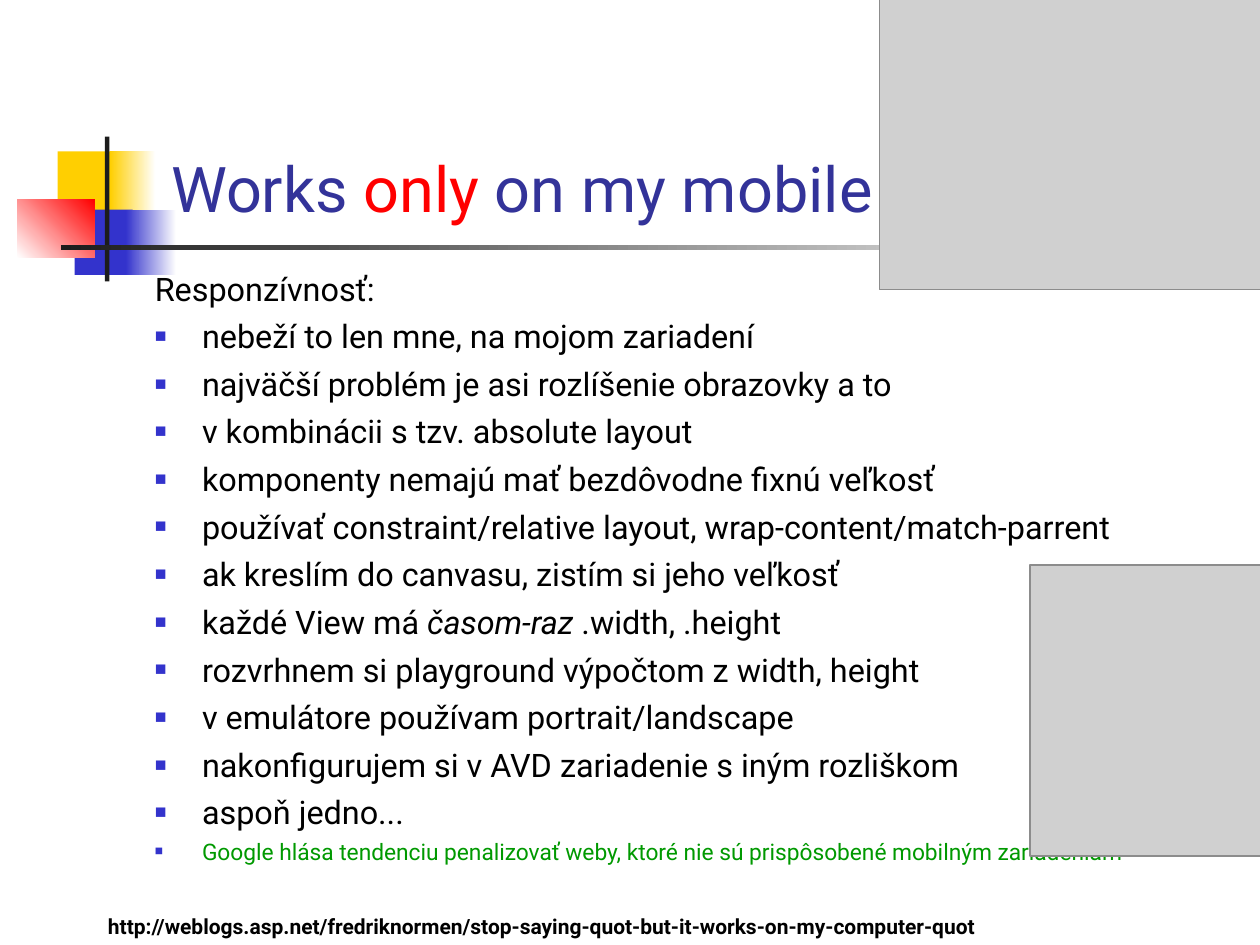
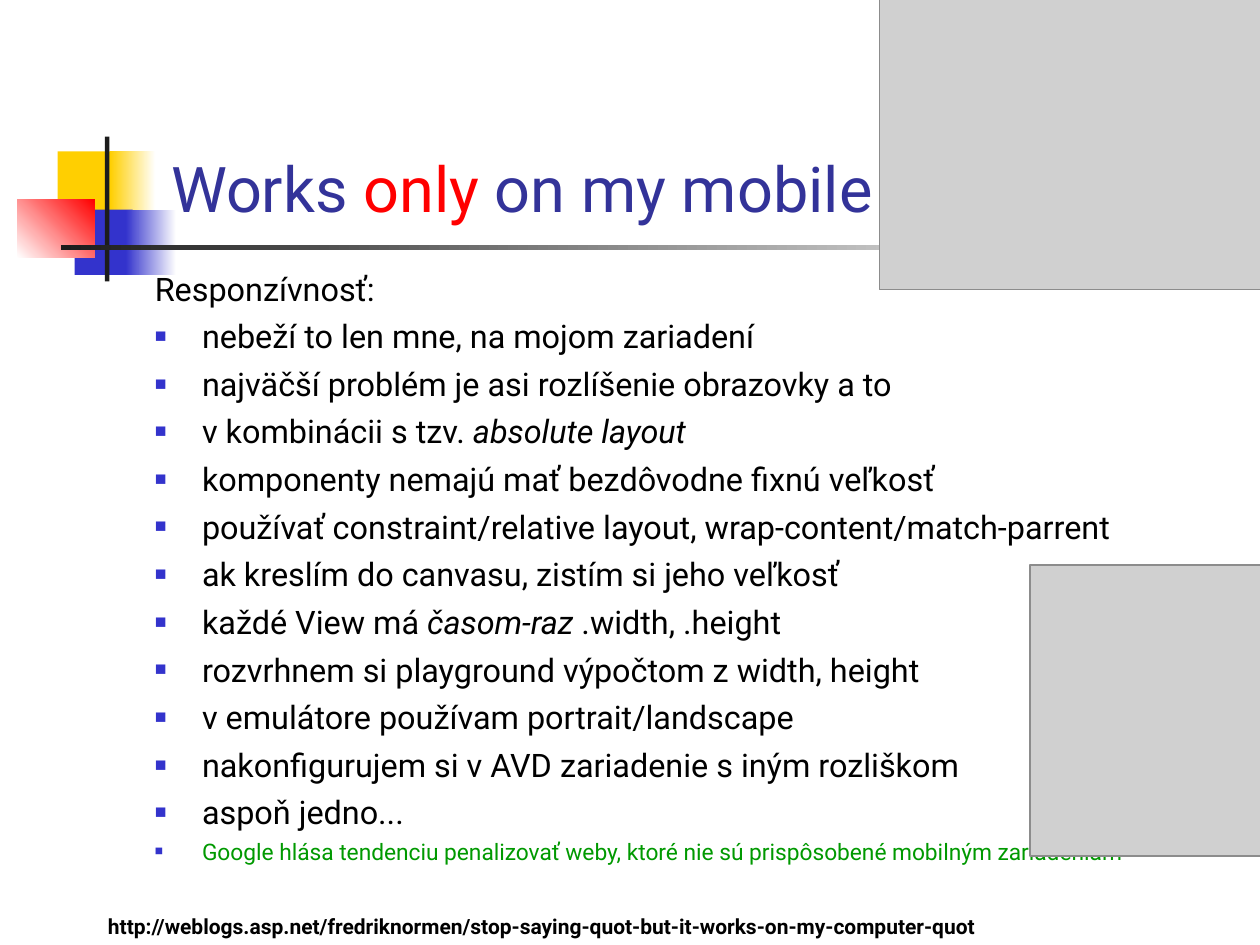
Before and after one commit to vmandro/Prednasky, a slide deck: slide 2 of 05/05_Android.ppt (slide 3 before the commit). Drawn at 1260x945 pixels with LibreOffice and Linux fonts; fonts in the diff are those of the drawing; grey boxes stand for pictures. Boxes give left, top, right and bottom in pixels: in the first picture for what was removed or moved away, otherwise in the second. Text is boxed around its words. In the diff, an @@ line names an element or a change of style, - is before the commit and + after.

```diff
--- a/05/05_Android.ppt
+++ b/05/05_Android.ppt
@@ text at (x1=202, y1=418, x2=686, y2=450): italic on in "absolute layout" @@
```
Also in this commit, not shown: 18 other slides changed, 3 slides added, 6 slides removed, 4 other files.
